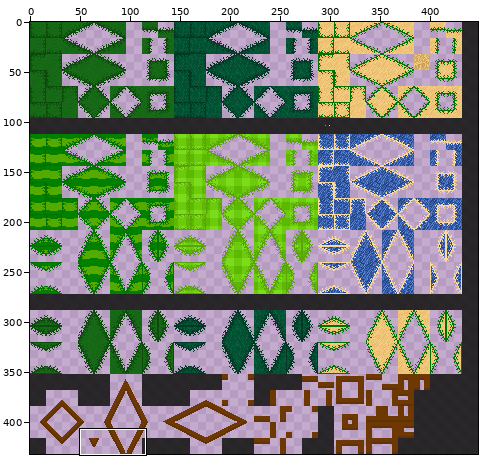
Sprite sheet, stored at Assets/Sprites/GolfSprites/Nature/grass-tiles.png. Above: a wide view before the commit, with the close-up outlined.
Close-up. As it was:
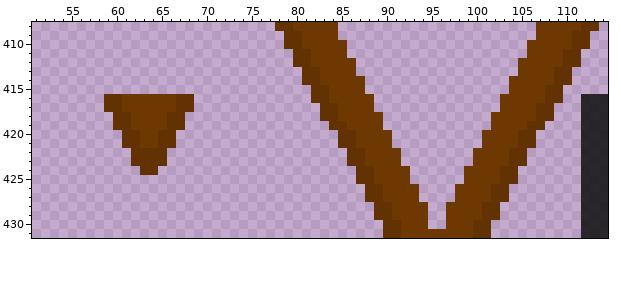
The file is 448x432 pixels. Colours within 5 levels of each other are drawn and written as one. Shown: x 51..114, y 408..431. The commit also changed other parts of the picture, which this record leaves out.
And afterwards:
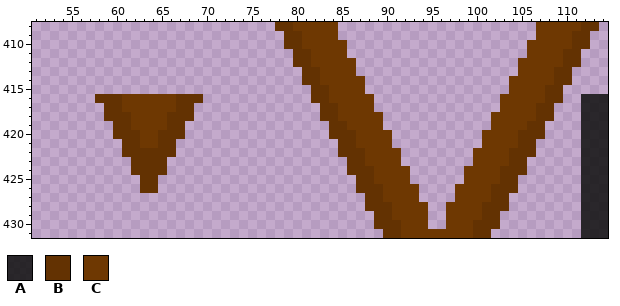
Palette (. is transparent): A #151515e1  B #633202  C #6e3802
The edit:
{"y":416,"x":58,"old":".","new":"B"}
{"y":416,"x":69,"old":".","new":"B"}
{"y":418,"x":59,"old":".","new":"B"}
{"y":418,"x":68,"old":".","new":"B"}
{"y":420,"x":60,"old":".","new":"B"}
{"y":420,"x":67,"old":".","new":"B"}
{"y":420,"x":84,"old":".","new":"B"}
{"y":420,"x":107,"old":".","new":"B"}
{"y":422,"x":61,"old":".","new":"B"}
{"y":422,"x":66,"old":".","new":"B"}
{"y":422,"x":85,"old":".","new":"B"}
{"y":422,"x":106,"old":".","new":"B"}
{"y":424,"x":62,"old":".","new":"B"}
{"y":424,"x":65,"old":".","new":"B"}
{"y":424,"x":86,"old":".","new":"B"}
{"y":424,"x":105,"old":".","new":"B"}
{"y":425,"x":63,"old":"..","new":"BB"}
{"y":426,"x":63,"old":"..","new":"BB"}
{"y":426,"x":87,"old":".","new":"B"}
{"y":426,"x":104,"old":".","new":"B"}
{"y":428,"x":88,"old":".","new":"B"}
{"y":428,"x":103,"old":".","new":"B"}
{"y":430,"x":89,"old":".","new":"B"}
{"y":430,"x":102,"old":".","new":"B"}
